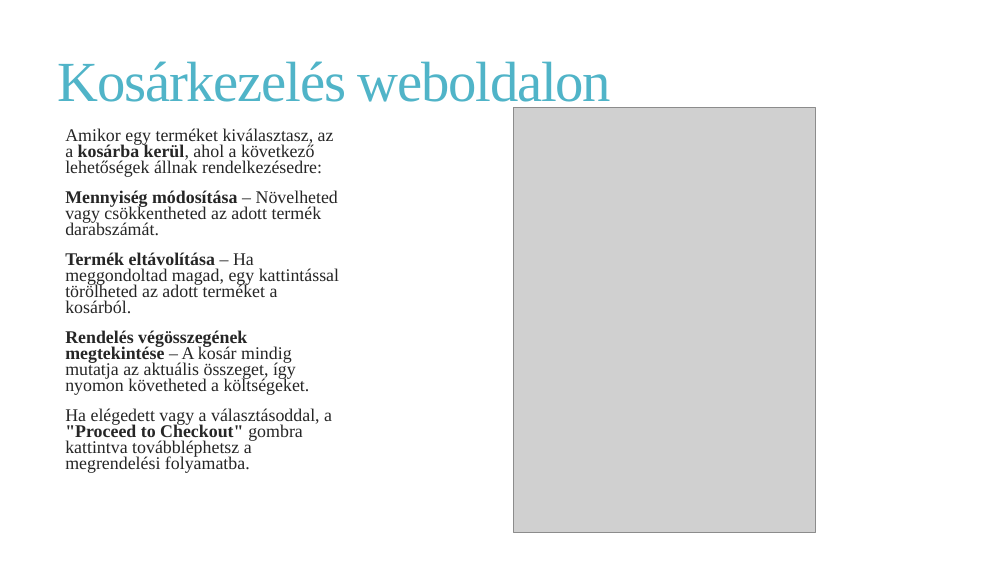
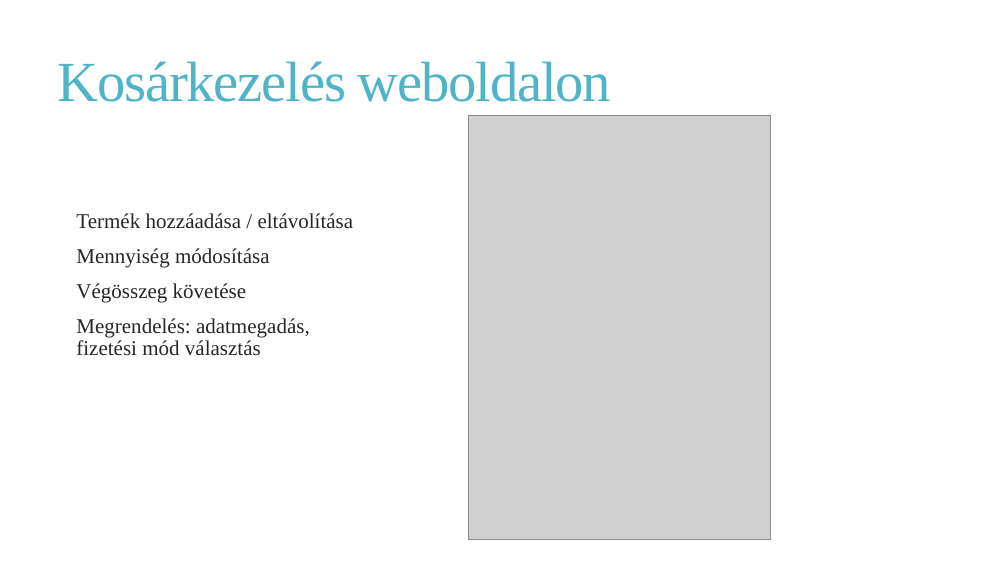
Before and after one commit to Racoonzz/car_shop, a slide deck: slide 9 of CarShoptprezentáció.pptx. Drawn at 1008x567 pixels with LibreOffice and Linux fonts; fonts in the diff are those of the drawing; grey boxes stand for pictures. Boxes give left, top, right and bottom in pixels: in the first picture for what was removed or moved away, otherwise in the second. Text is boxed around its words. In the diff, an @@ line names an element or a change of style, - is before the commit and + after.

```diff
--- a/CarShoptprezentáció.pptx
+++ b/CarShoptprezentáció.pptx
@@ picture: place and size @@
-picture at (513,107,816,532)
+picture at (469,115,771,540)
@@ text at (76,213,354,355): text changed; size 17 to 20 pt @@
-  Amikor egy terméket kiválasztasz, az a kosárba kerül, ahol a következő lehetőségek állnak rendelkezésedre:
-  Mennyiség módosítása – Növelheted vagy csökkentheted az adott termék darabszámát.
-  Termék eltávolítása – Ha meggondoltad magad, egy kattintással törölheted az adott terméket a kosárból.
-  Rendelés végösszegének megtekintése – A kosár mindig mutatja az aktuális összeget, így nyomon követheted a költségeket.
-  Ha elégedett vagy a választásoddal, a "Proceed to Checkout" gombra kattintva továbbléphetsz a megrendelési folyamatba.
+  Termék hozzáadása / eltávolítása
+  Mennyiség módosítása
+  Végösszeg követése
+  Megrendelés: adatmegadás, fizetési mód választás
```
Also in this commit, not shown: 16 other slides changed, 1 other file.
